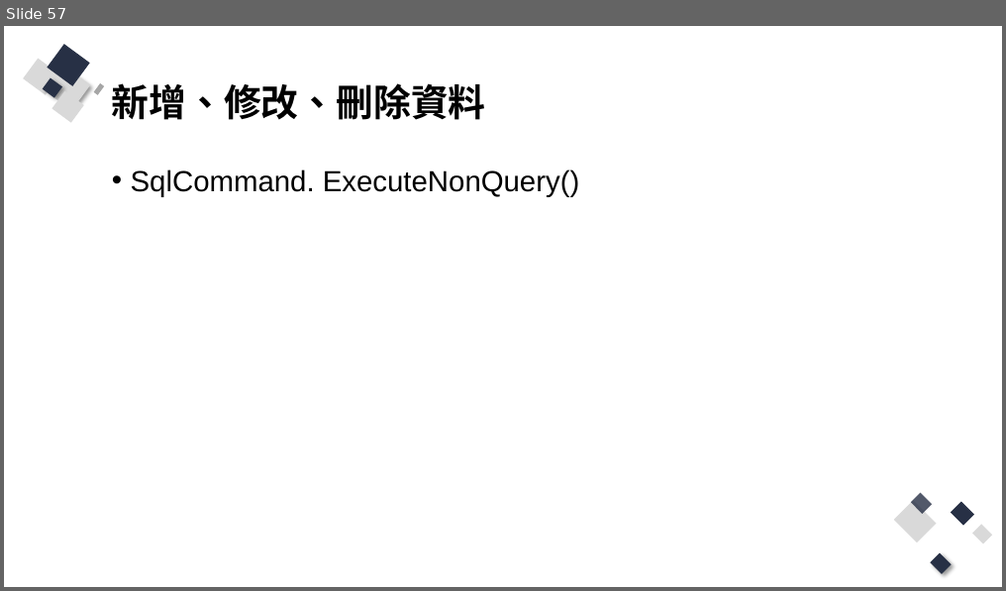
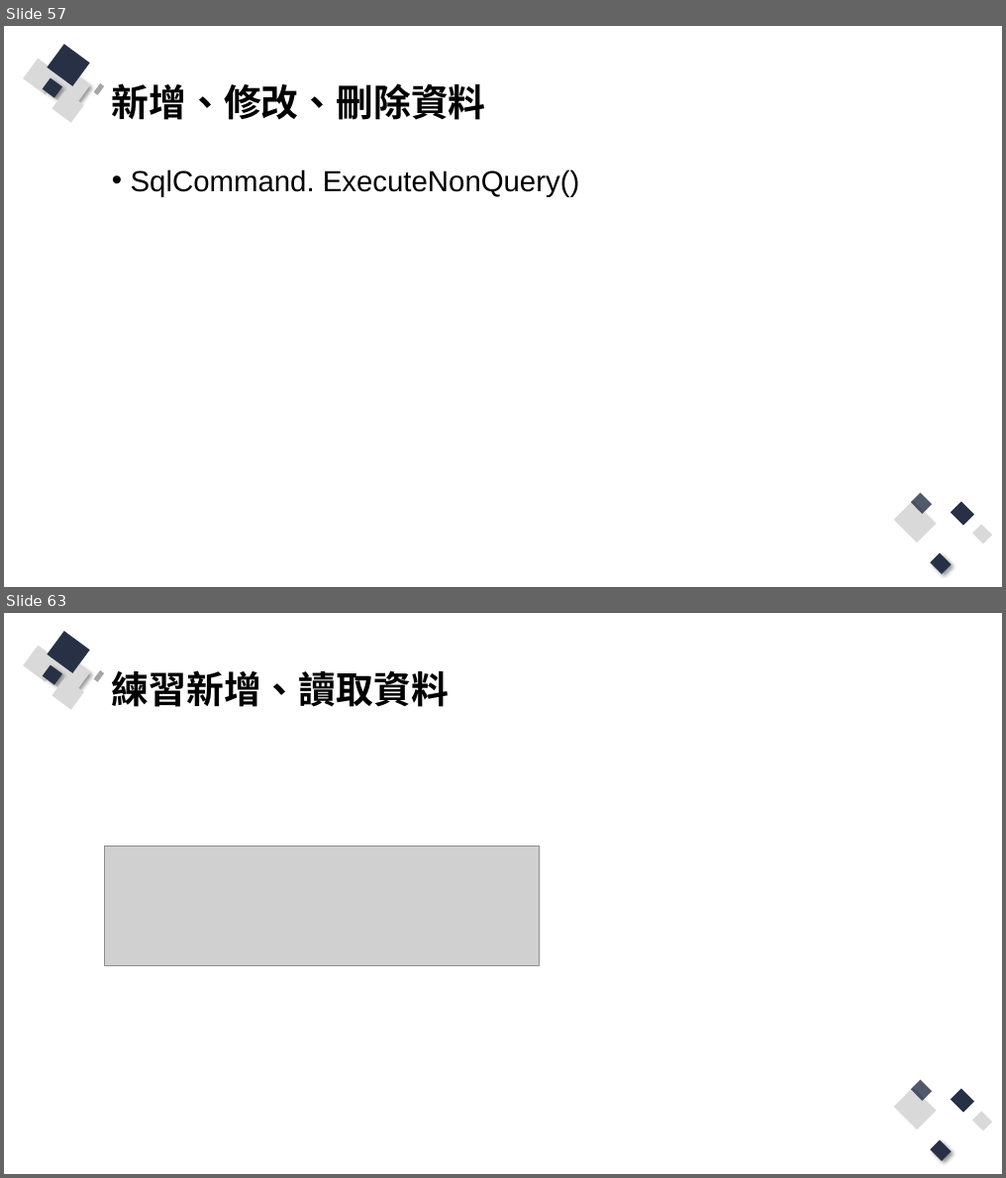
Before and after one commit to Q81JIAXIONG/-, a slide deck: 投影片/3.網站程式與資料庫溝通、互動.pptx. Shown one above the other, each under a label of ours: slide 57 before the commit, slides 57 and 63 after it; the slides between them are not shown. The pictures are 1006x591 and 1006x1178 pixels, drawn with LibreOffice and Linux fonts; fonts in the diff are those of the drawing; grey boxes stand for pictures. Boxes give left, top, right and bottom in pixels: in the first picture for what was removed or moved away, otherwise in the second. Text is boxed around its words. In the diff, an @@ line names an element or a change of style, - is before the commit and + after.

```diff
--- a/投影片/3.網站程式與資料庫溝通、互動.pptx
+++ b/投影片/3.網站程式與資料庫溝通、互動.pptx
@@ slide 63 added at box(4, 613, 1002, 1174), background #FFFFFF; not listed: 13 template elements that a slide beside it also shows @@
@@ title added at box(112, 670, 449, 707), 36 pt, text #000000, bold @@
+練習新增、讀取資料
@@ picture added at box(104, 846, 540, 965) @@
```
Also in this commit, not shown: 5 slides changed, 5 other slides added, 13 other files.
